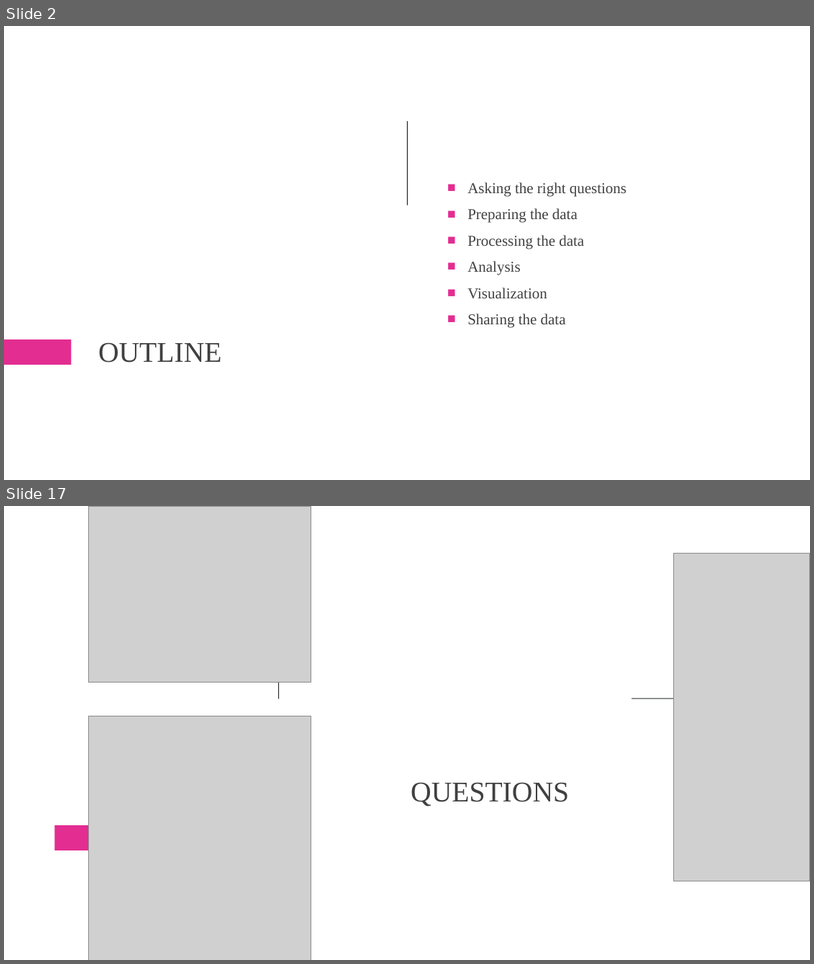
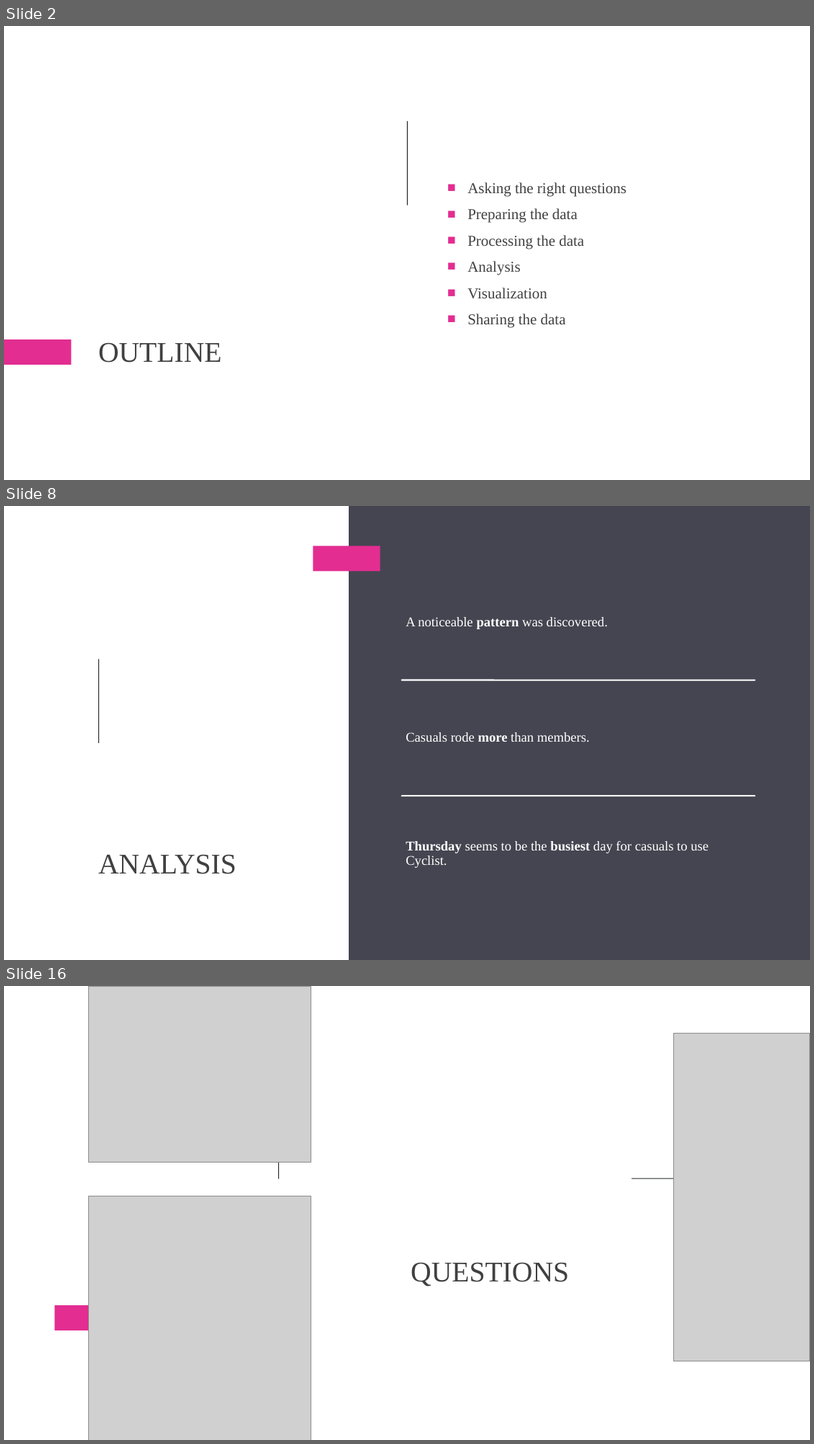
Before and after one commit to MuhammadOwais766/Google_Case_Study, a slide deck: Case_Study_Presentation.pptx. Shown one above the other, each under a label of ours: slides 2 and 17 before the commit, slides 2, 8 and 16 after it; the slides between them are not shown. The pictures are 814x964 and 814x1444 pixels, drawn with LibreOffice and Linux fonts; fonts in the diff are those of the drawing; grey boxes stand for pictures. Boxes give left, top, right and bottom in pixels: in the first picture for what was removed or moved away, otherwise in the second. Text is boxed around its words. In the diff, an @@ line names an element or a change of style, - is before the commit and + after.

```diff
--- a/Case_Study_Presentation.pptx
+++ b/Case_Study_Presentation.pptx
@@ slide 8 added at [4,506,810,960], background #FFFFFF @@
@@ rectangle added at [349,506,810,960], fill #454551 @@
@@ rectangle added at [313,546,381,572], fill #E32D91 @@
@@ rectangle added at [98,659,99,743], fill #24282B @@
@@ group added at [402,617,756,867]: 3 texts, 2 lines @@
+A noticeable pattern was discovered.
+Casuals rode more than members.
+Thursday seems to be the busiest day for casuals to use Cyclist.
@@ title added at [98,854,237,874], 34 pt, text #404040 @@
+ANALYSIS
@@ what was slide 17 is now slide 16 @@
```
Also in this commit, not shown: 4 slides changed, 10 other slides added, 12 slides removed, 8 other files.
